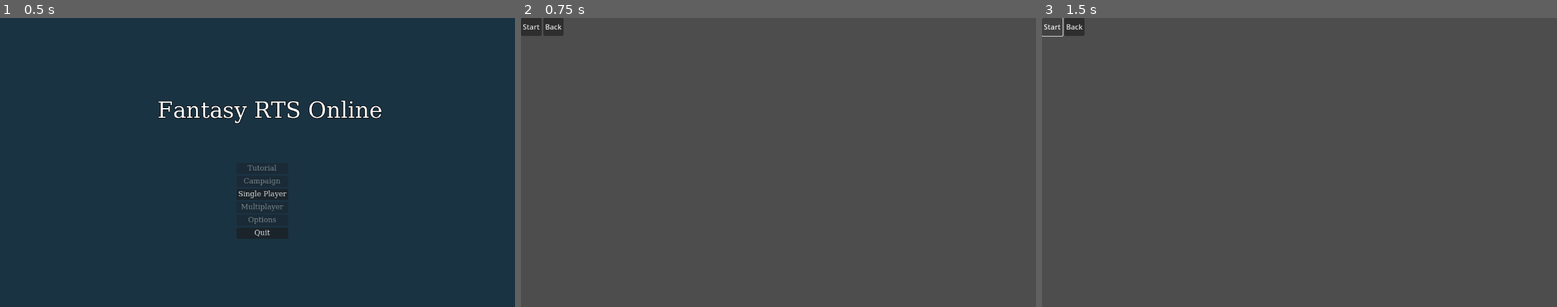
Above: before the commit, frames 1-3 (left to right).
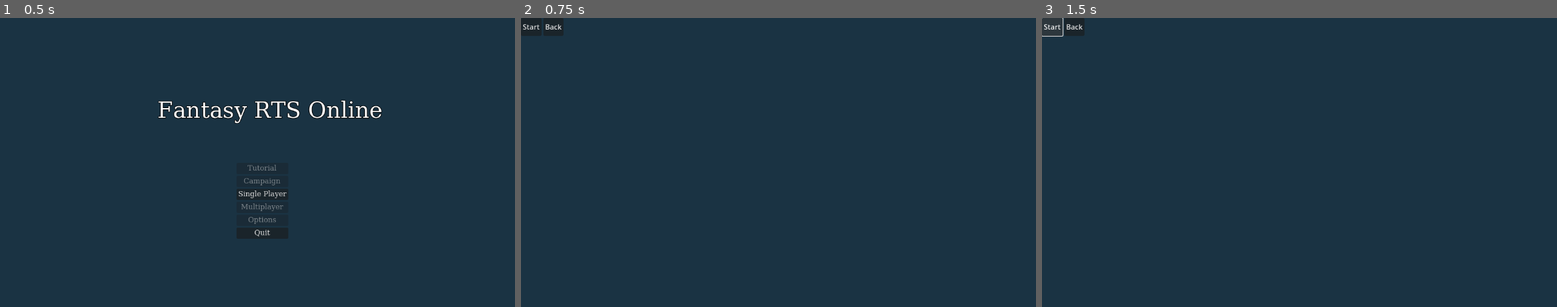
Above: after the commit, the same moments.

Repository: FantacyRTSOnline/Game
Game: Godot game, scene res://src/menus/start/start_menu.tscn
The game is run twice, just before and just after one commit, with the same random seed, the same clock (stepped at 60 frames per second) and the same inputs.
Inputs:
- Up to frame 1 (0.5 s): no input
- Up to frame 2 (0.75 s): click "Single Player" at 0.5 s
- Up to frame 3 (1.5 s): click "Start" at 1.25 s

Frame 1 is identical in both runs. In frame 2, 100% of the frame differs, in the area x 0-100%, y 0-100%; in frame 3, 100%.

Commit message:
Update create_game_single.tscn

Diff:
--- a/game/src/scenes/singleplayer/create_game_single.tscn
+++ b/game/src/scenes/singleplayer/create_game_single.tscn
@@ -10,6 +10,11 @@
 grow_horizontal = 2
 grow_vertical = 2
 script = ExtResource("1_ir0cx")
+
+[node name="ColorRect" type="ColorRect" parent="."]
+offset_right = 1152.0
+offset_bottom = 648.0
+color = Color(0.101961, 0.2, 0.262745, 1)
 
 [node name="MarginContainer" type="MarginContainer" parent="."]
 layout_mode = 0
